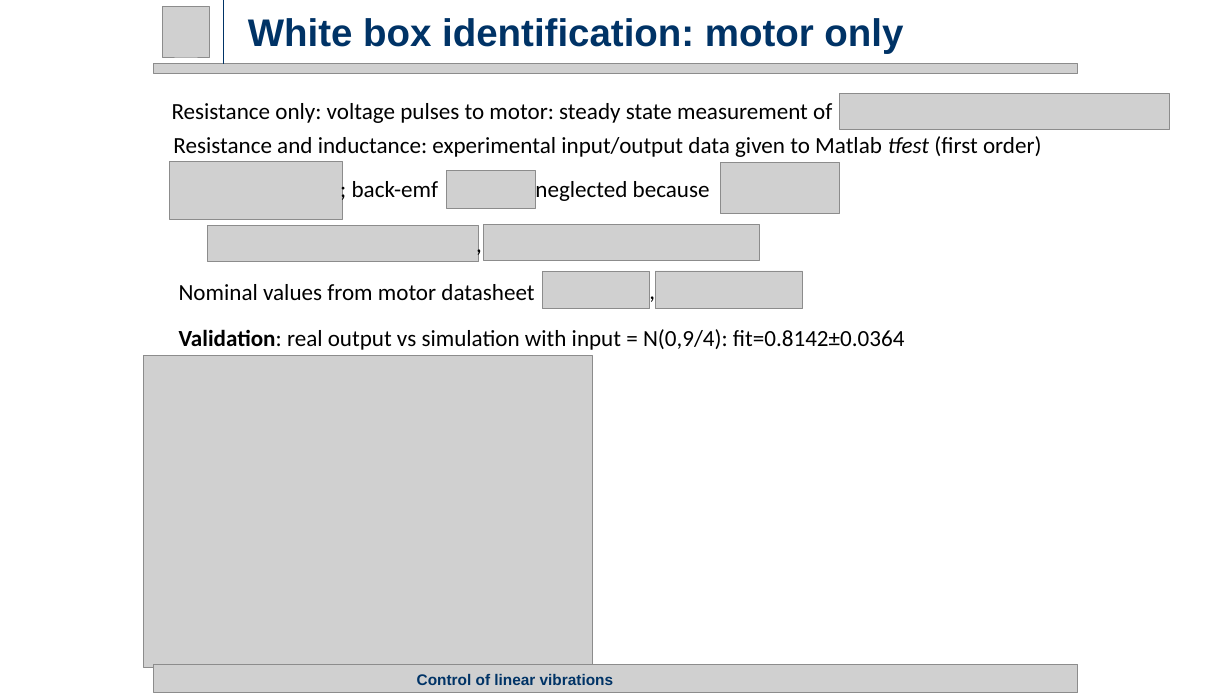
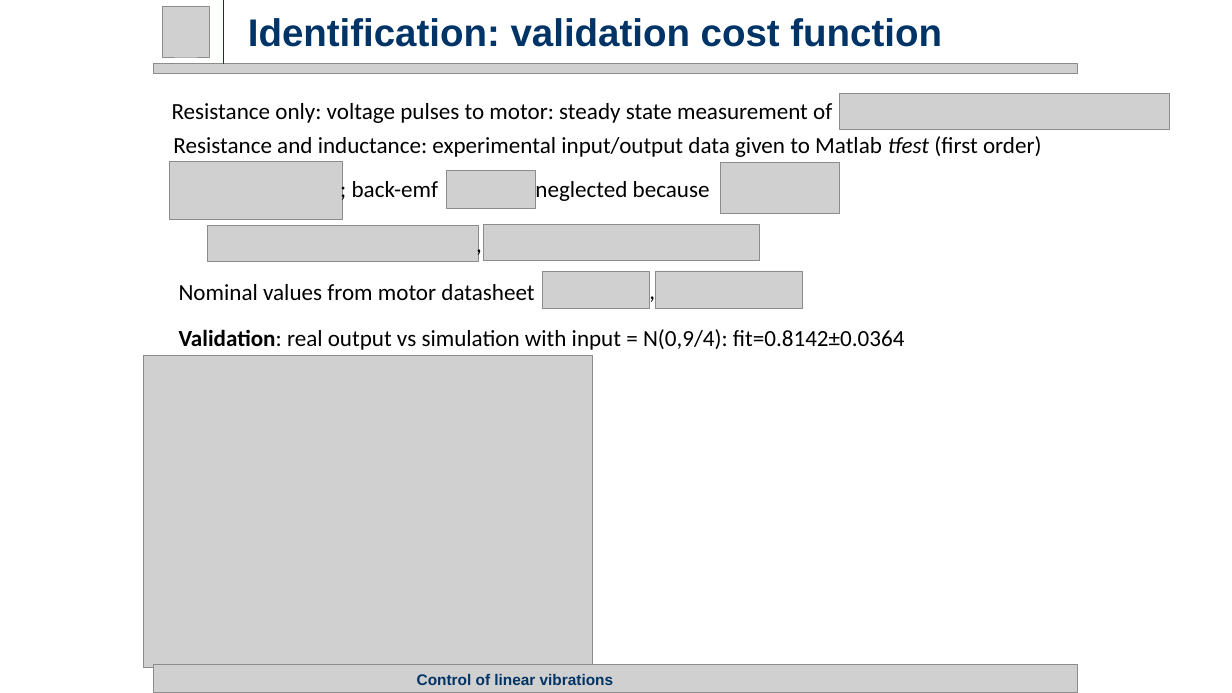
Before and after one commit to rssalessio/Control-Linear-Vibrations, a slide deck: slide 11 of finalPresentation/Part 1/Part1.pptx (slide 10 before the commit). Drawn at 1232x693 pixels with LibreOffice and Linux fonts; fonts in the diff are those of the drawing; grey boxes stand for pictures. Boxes give left, top, right and bottom in pixels: in the first picture for what was removed or moved away, otherwise in the second. Text is boxed around its words. In the diff, an @@ line names an element or a change of style, - is before the commit and + after.

```diff
--- a/finalPresentation/Part 1/Part1.pptx
+++ b/finalPresentation/Part 1/Part1.pptx
@@ title at <box>248,18,942,47</box>: text changed @@
-White box identification: motor only
+Identification: validation cost function
```
Also in this commit, not shown: 1 other slide changed, 2 slides added, 3 slides removed.
